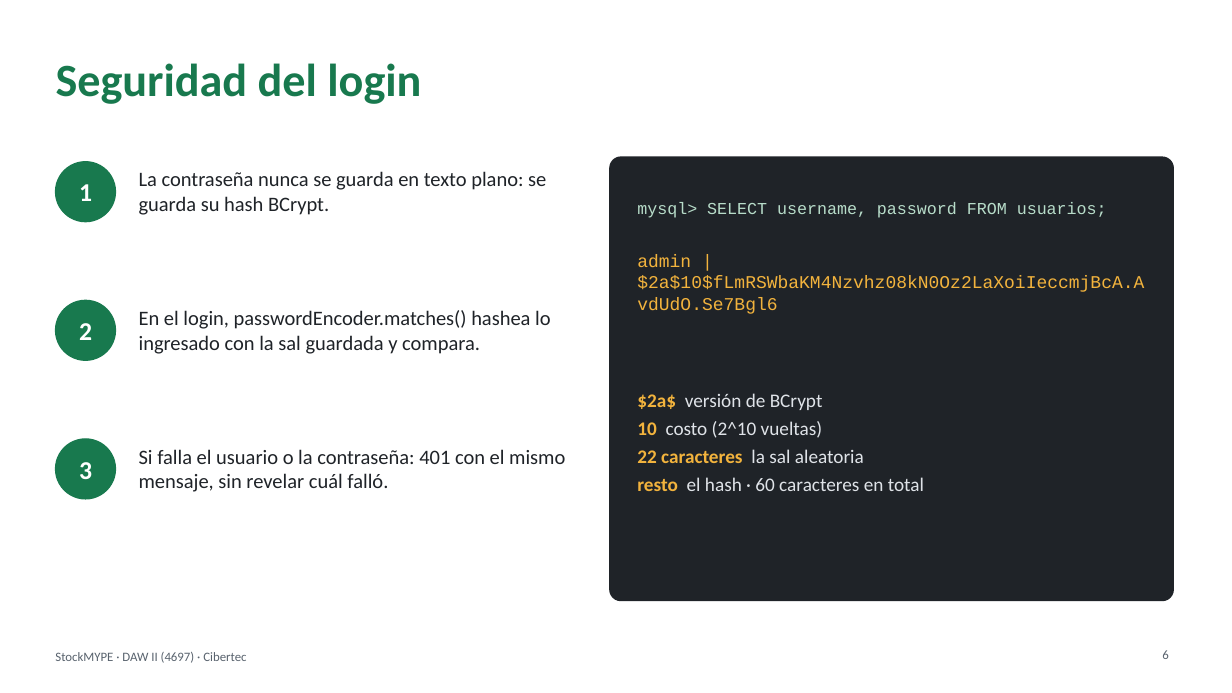
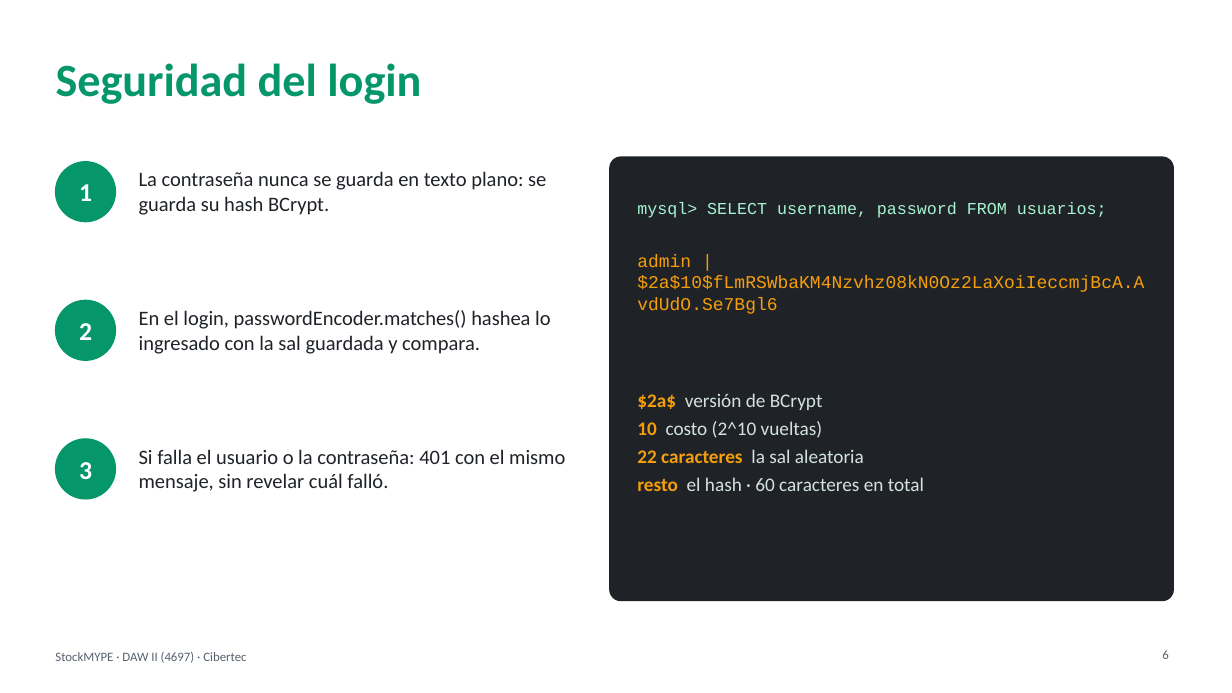
Before and after one commit to nandoxts/DAWII-4697-StockMYPE, a slide deck: slide 6 of docs/Presentacion_StockMYPE_Final.ppt. Drawn at 1232x693 pixels with LibreOffice and Linux fonts; fonts in the diff are those of the drawing; background and template pictures are left out. Boxes give left, top, right and bottom in pixels: in the first picture for what was removed or moved away, otherwise in the second. Text is boxed around its words. In the diff, an @@ line names an element or a change of style, - is before the commit and + after.

```diff
--- a/docs/Presentacion_StockMYPE_Final.ppt
+++ b/docs/Presentacion_StockMYPE_Final.ppt
@@ title "Seguridad del login" at bbox=[56, 63, 421, 104]: text colour #18794E to #059669 @@
@@ text "mysql> SELECT username, password FROM ..." at bbox=[637, 202, 1107, 218]: text colour #B7DCC9 to #A7F3D0 @@
@@ text "admin | $2a$10$fLmRSWbaKM4Nzvhz08kN0Oz2LaXoiIeccmjBcA.AvdUdO ..." at bbox=[637, 254, 1144, 314]: text colour #F2B33D to #F59E0B @@
@@ text "$2a$ versión de BCrypt" at bbox=[637, 393, 924, 491]: text colour #F2B33D to #F59E0B in "$2a$", "10", "22 caracteres", "resto"; text colour #DFE3E8 to #D3E3DB in "versión de BCrypt", "costo (2^10 vueltas)", "la sal aleatoria", "el hash · 60 caracteres en total" @@
@@ fill #18794E to #059669; outline #18794E 0.99 pt to #059669 0.99 pt in 3 elements at bbox=[55, 162, 115, 222], bbox=[55, 300, 115, 360], bbox=[55, 439, 115, 499] @@
```
Also in this commit, not shown: 9 other slides changed, 1 slide added, 2 other files.
